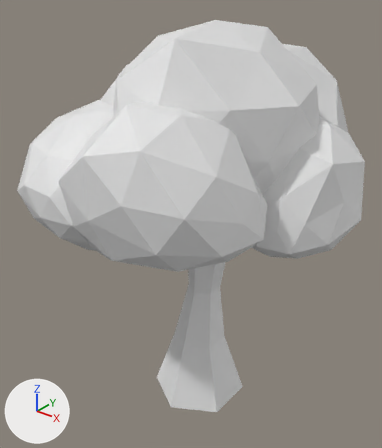
Before and after pictures for a commit that changed the Blender file Raw Assets/trees.blend.
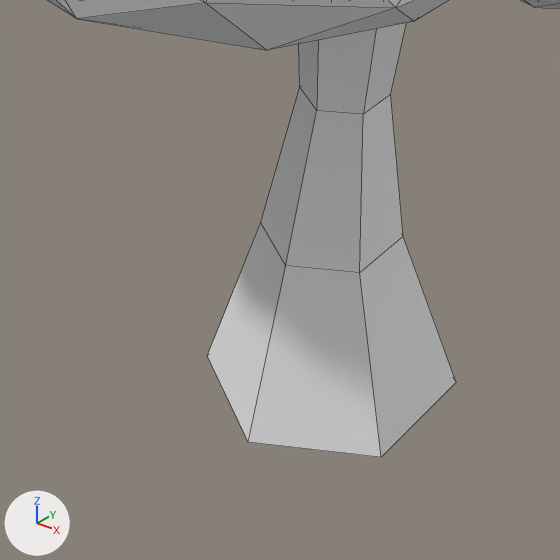
Each version is shown whole from a 50 mm lens placed at (3.34, -4.35, 4.67), pointed at (-0.18, 0.05, 1.94), then close up on the part from 22% to 73% of the width and 57% to 100% of the height. The lights are fixed; the arrows at lower left show +X, +Y and +Z. The close-ups show mesh edges as thin lines.

In view in the first close-up: 'treeleaves', 'treetrunk'.
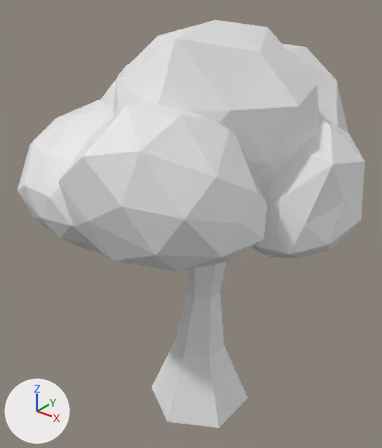
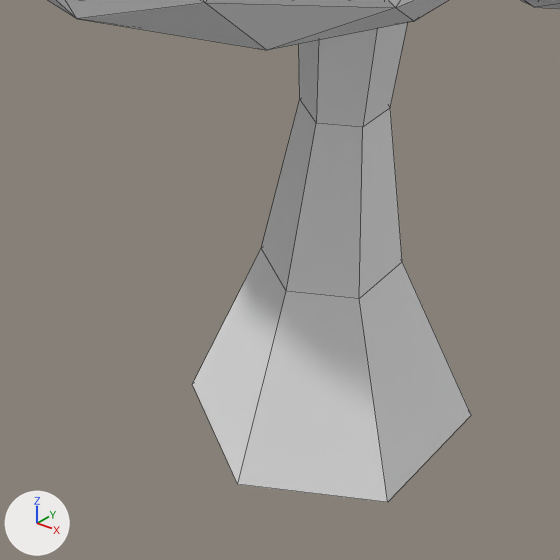
The edits, one by one:
me_cylinder_001 is used by ob_treetrunk; location (0.0, 0.0, 0.0).
me_cylinder_001 had 30 vertices, 26 faces and spanned x -0.5..0.5, y -0.58..0.58, z -0.33..2.6.
me_cylinder_001 now has 30 vertices, 26 faces and spans x -0.57..0.57, y -0.66..0.66, z -0.52..2.6.
me_cylinder_001 part 1: 24 of 30 vertices moved; they spanned x -0.5..0.5, y -0.58..0.58, z -0.33..1.89 and now span x -0.57..0.57, y -0.66..0.66, z -0.52..1.88; mean shift (0.0, 0.0, -0.1); largest move (0.0, -0.58, -0.33) -> (0.0, -0.66, -0.52).

Changed parts and their boxes [x1, y1, x2, y2] in the close-ups (560 x 560 px):
'treetrunk', reshaped (12% wider, 10% taller)
    before: [207, 23, 456, 457]
    after: [192, 23, 471, 502]
